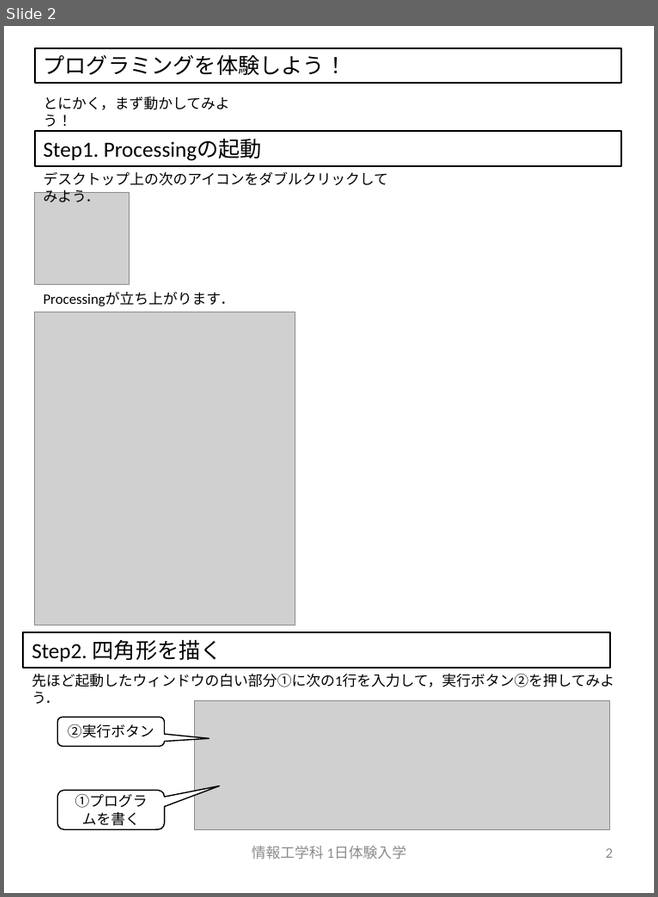
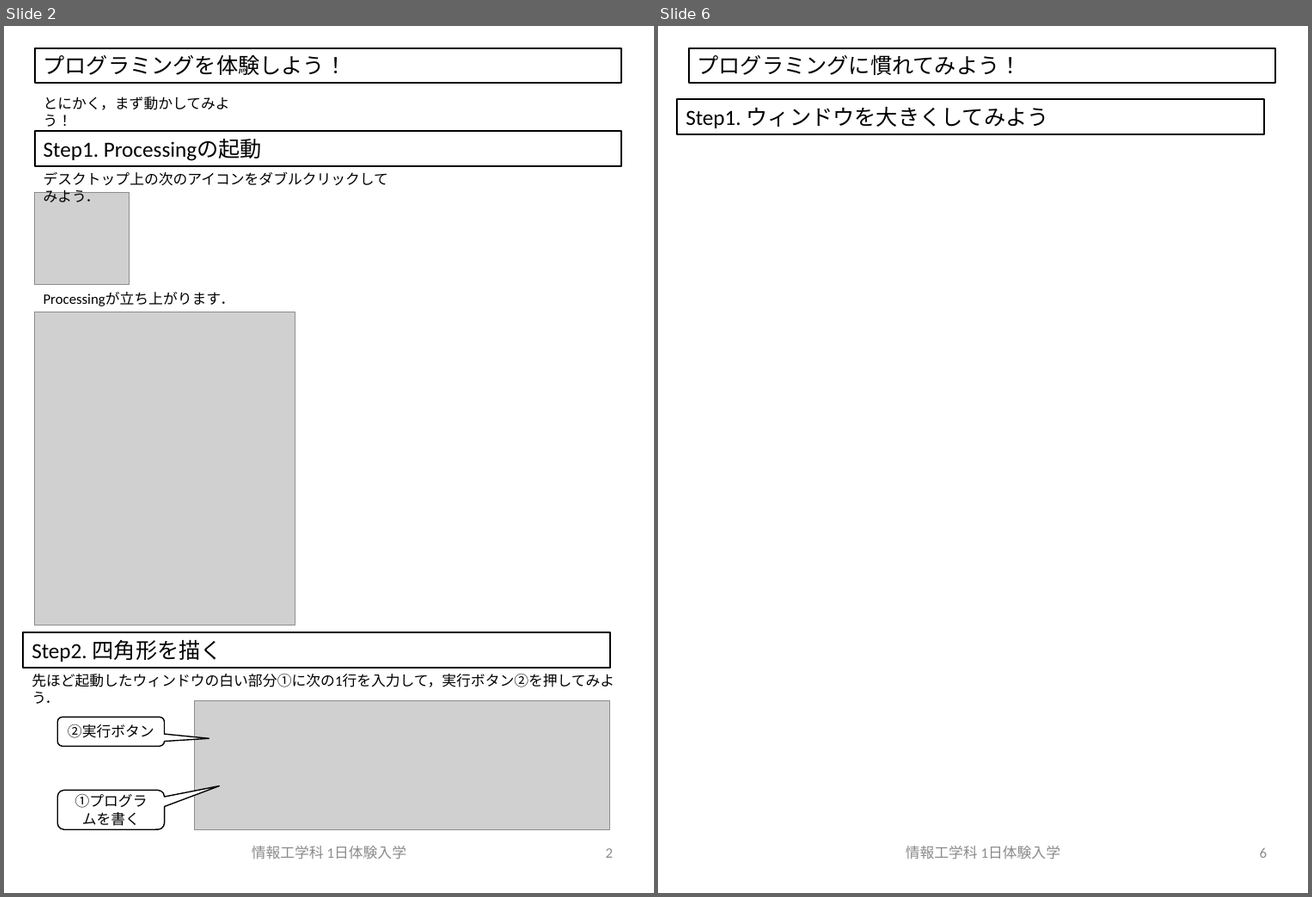
Before and after one commit to crotsu/ShootingGame_Taiken, a slide deck: Document/manual.pptx. Shown side by side, each under a label of ours: slide 2 before the commit, slides 2 and 6 after it; the slides between them are not shown. The pictures are 658x897 and 1312x897 pixels, drawn with LibreOffice and Linux fonts; fonts in the diff are those of the drawing; grey boxes stand for pictures. Boxes give left, top, right and bottom in pixels: in the first picture for what was removed or moved away, otherwise in the second. Text is boxed around its words. In the diff, an @@ line names an element or a change of style, - is before the commit and + after.

Commit message:
step2,3を作り中

```diff
--- a/Document/manual.pptx
+++ b/Document/manual.pptx
@@ slide 6 added at (658, 26, 1308, 893), background #FFFFFF @@
@@ rectangle added at (688, 48, 1275, 83), outline #000000 1.5 pt, 18 pt, text #000000 @@
+プログラミングに慣れてみよう！
@@ rectangle added at (677, 100, 1264, 134), outline #000000 1.5 pt, 18 pt, text #000000 @@
+Step1. ウィンドウを大きくしてみよう
@@ text added at (906, 846, 1060, 858), 12 pt, text #8C8C8C @@
+情報工学科 1日体験入学
@@ page number added at (1260, 848, 1267, 858), 12 pt, text #8C8C8C @@
+6
```
Also in this commit, not shown: 2 slides changed, 3 other slides added, 9 other files.
